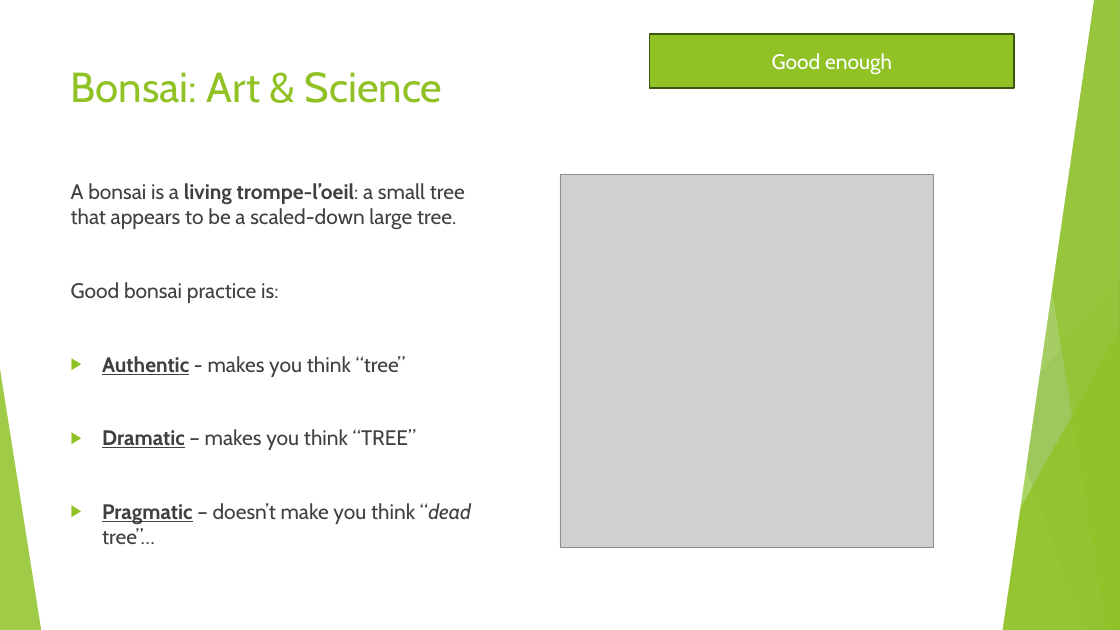
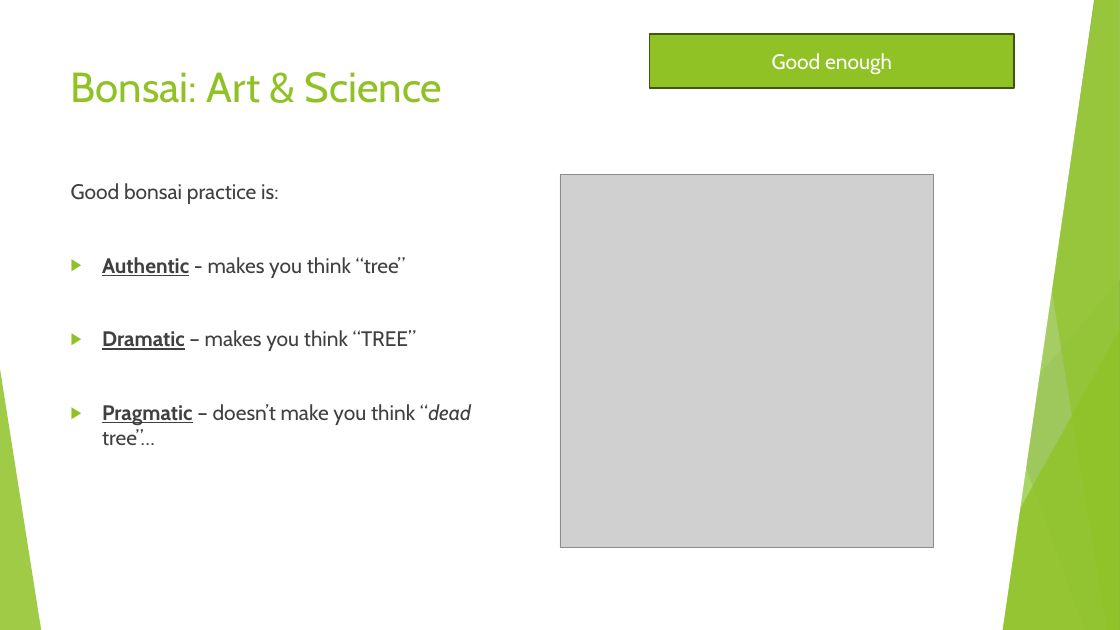
Before and after one commit to AlexLabram/Bonsai, a slide deck: slide 5 of WGCourse/Bonsai On A Budget (running).pptx (slide 4 before the commit). Drawn at 1120x630 pixels with LibreOffice and Linux fonts; fonts in the diff are those of the drawing; grey boxes stand for pictures. Boxes give left, top, right and bottom in pixels: in the first picture for what was removed or moved away, otherwise in the second. Text is boxed around its words. In the diff, an @@ line names an element or a change of style, - is before the commit and + after.

Commit message:
Added "Bonsai: What & Why" slide

```diff
--- a/WGCourse/Bonsai On A Budget (running).pptx
+++ b/WGCourse/Bonsai On A Budget (running).pptx
@@ text at bbox=[71, 183, 465, 230]: paragraph removed @@
-A bonsai is a living trompe-l’oeil: a small tree that appears to be a scaled-down large tree.
```
Also in this commit, not shown: 1 other slide changed, 1 slide added.
